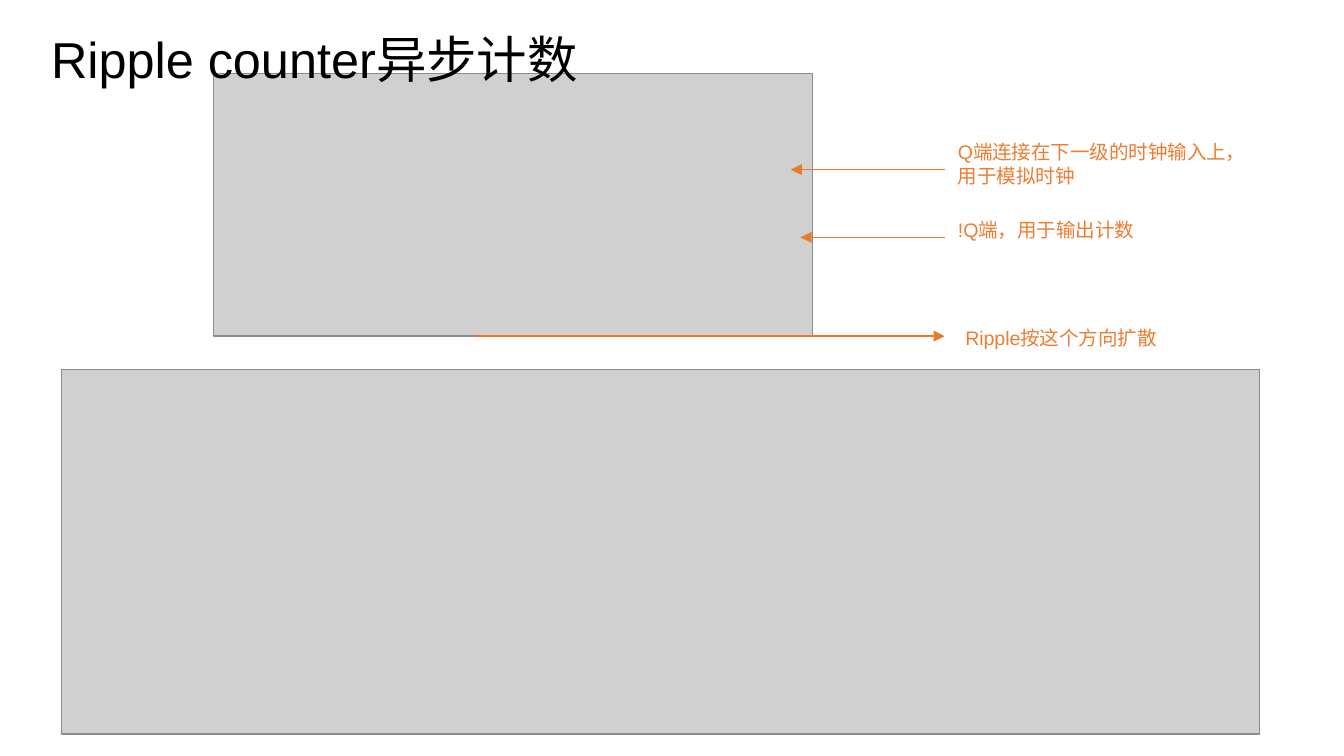
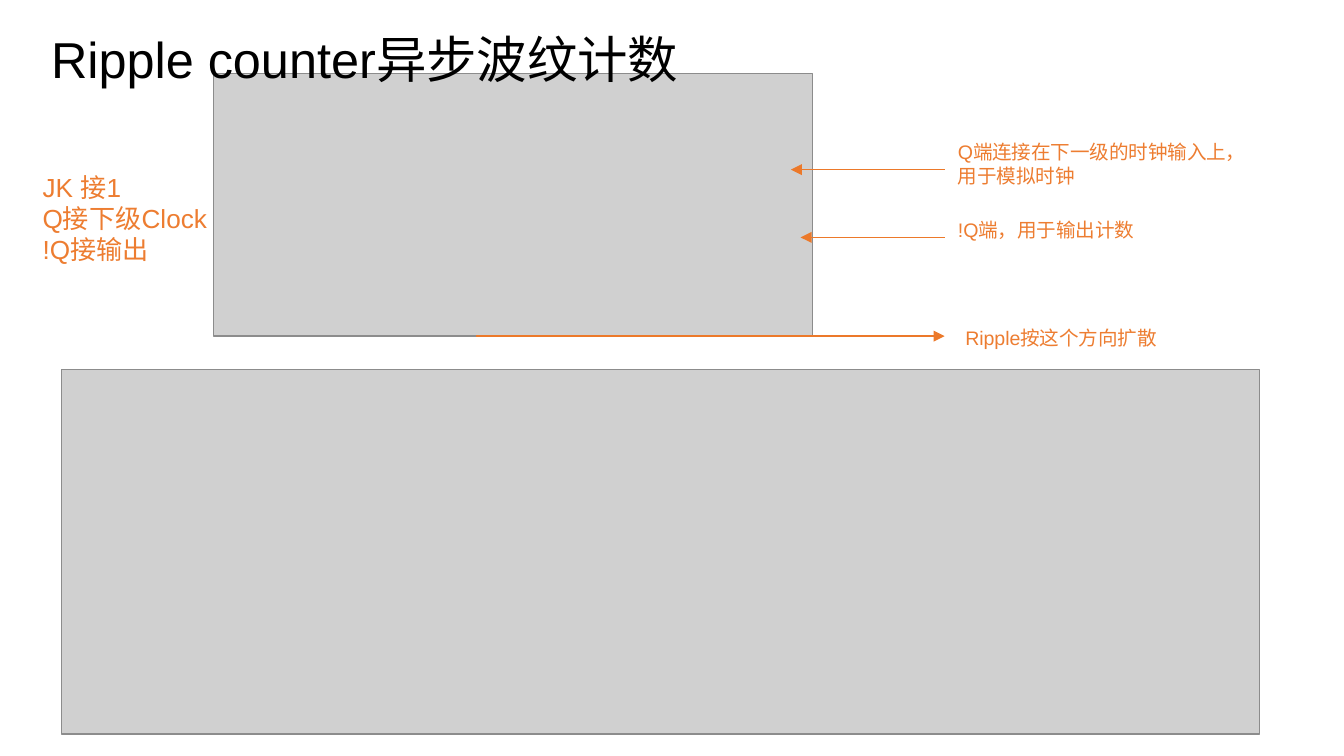
Before and after one commit to vcboy1/Leeds, a slide deck: slide 30 of 26fall/1860/Lecture/All HDL.pptx (slide 29 before the commit). Drawn at 1344x756 pixels with LibreOffice and Linux fonts; fonts in the diff are those of the drawing; grey boxes stand for pictures; background and template pictures are left out. Boxes give left, top, right and bottom in pixels: in the first picture for what was removed or moved away, otherwise in the second. Text is boxed around its words. In the diff, an @@ line names an element or a change of style, - is before the commit and + after.

```diff
--- a/26fall/1860/Lecture/All HDL.pptx
+++ b/26fall/1860/Lecture/All HDL.pptx
@@ title at box(51, 38, 679, 88): text changed @@
-Ripple counter异步计数
+Ripple counter异步波纹计数
@@ text added at box(43, 175, 207, 264), 14 pt, text #ED7D31 @@
+JK 接1
+Q接下级Clock
+!Q接输出
```
Also in this commit, not shown: 1 other slide changed, 1 slide added, 4 other files.
